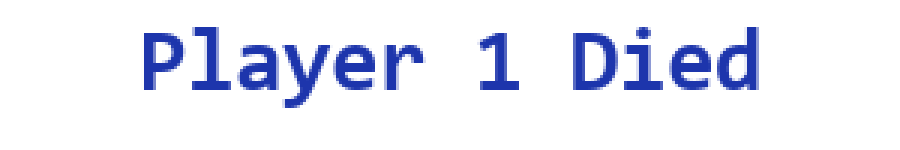
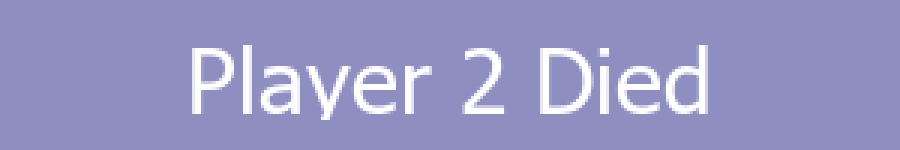
Layers edited between the first and the second 900 × 150 image:
renamed "Player 1 Died" to "Player 2 Died", painted on it over <box>141,27,759,120</box>
added layer "New Layer" (50%) above "Background" over <box>0,0,900,150</box>
